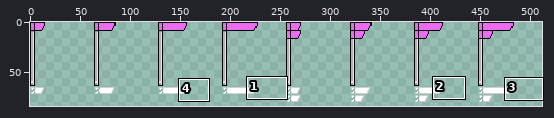
Sprite sheet: dat/tilesets/default/misc/flags.png. The first picture is a wide view before the edit; the outline marks the close-up.
Close-up. As it was:
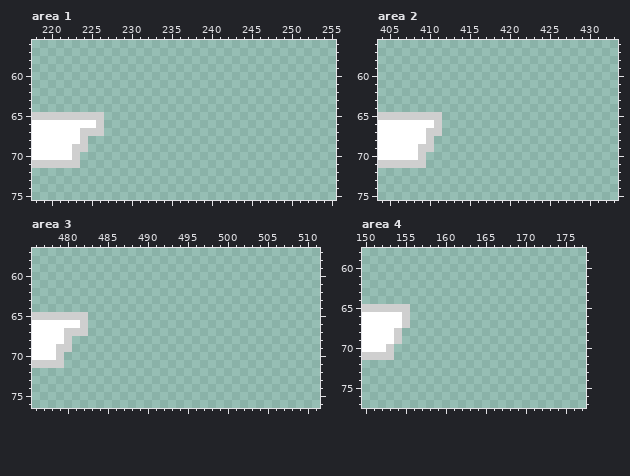
The file is 512x128 pixels. Shown: area 1: x 218..255, y 56..75; area 2: x 404..433, y 56..75; area 3: x 476..511, y 57..76; area 4: x 150..177, y 58..77. The wide view leaves out empty margins. The commit also changed other parts of the picture, which this record leaves out.
After the commit:
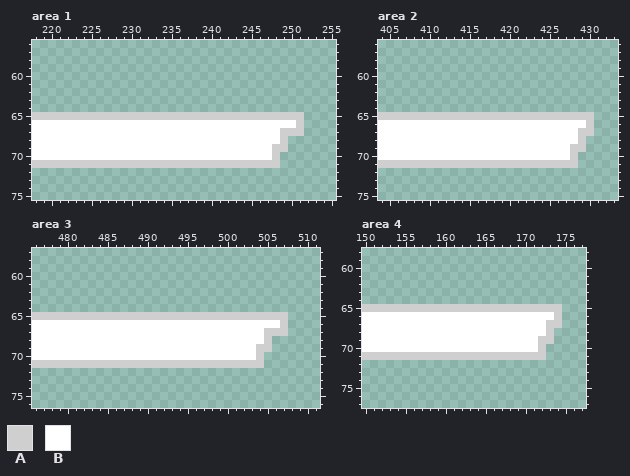
Palette (. is transparent): A #cfcfcf  B #ffffff
Difference:
{"where": "area 1"}
{"y":65,"x":227,"old":".........................","new":"AAAAAAAAAAAAAAAAAAAAAAAAA"}
{"y":66,"x":226,"old":"A.........................","new":"BBBBBBBBBBBBBBBBBBBBBBBBBA"}
{"y":67,"x":224,"old":"AAA.........................","new":"BBBBBBBBBBBBBBBBBBBBBBBBBAAA"}
{"y":68,"x":224,"old":"A.........................","new":"BBBBBBBBBBBBBBBBBBBBBBBBBA"}
{"y":69,"x":223,"old":"AA.........................","new":"BBBBBBBBBBBBBBBBBBBBBBBBBAA"}
{"y":70,"x":223,"old":"A.........................","new":"BBBBBBBBBBBBBBBBBBBBBBBBBA"}
{"y":71,"x":224,"old":".........................","new":"AAAAAAAAAAAAAAAAAAAAAAAAA"}
{"where": "area 2"}
{"y":65,"x":412,"old":"...................","new":"AAAAAAAAAAAAAAAAAAA"}
{"y":66,"x":411,"old":"A...................","new":"BBBBBBBBBBBBBBBBBBBA"}
{"y":67,"x":410,"old":"AA...................","new":"BBBBBBBBBBBBBBBBBBBAA"}
{"y":68,"x":410,"old":"A...................","new":"BBBBBBBBBBBBBBBBBBBA"}
{"y":69,"x":409,"old":"AA...................","new":"BBBBBBBBBBBBBBBBBBBAA"}
{"y":70,"x":409,"old":"A...................","new":"BBBBBBBBBBBBBBBBBBBA"}
{"y":71,"x":410,"old":"...................","new":"AAAAAAAAAAAAAAAAAAA"}
{"where": "area 3"}
{"y":65,"x":483,"old":".........................","new":"AAAAAAAAAAAAAAAAAAAAAAAAA"}
{"y":66,"x":482,"old":"A.........................","new":"BBBBBBBBBBBBBBBBBBBBBBBBBA"}
{"y":67,"x":480,"old":"AAA.........................","new":"BBBBBBBBBBBBBBBBBBBBBBBBBAAA"}
{"y":68,"x":480,"old":"A.........................","new":"BBBBBBBBBBBBBBBBBBBBBBBBBA"}
{"y":69,"x":479,"old":"AA.........................","new":"BBBBBBBBBBBBBBBBBBBBBBBBBAA"}
{"y":70,"x":479,"old":"A.........................","new":"BBBBBBBBBBBBBBBBBBBBBBBBBA"}
{"y":71,"x":480,"old":".........................","new":"AAAAAAAAAAAAAAAAAAAAAAAAA"}
{"where": "area 4"}
{"y":65,"x":156,"old":"...................","new":"AAAAAAAAAAAAAAAAAAA"}
{"y":66,"x":155,"old":"A...................","new":"BBBBBBBBBBBBBBBBBBBA"}
{"y":67,"x":155,"old":"A...................","new":"BBBBBBBBBBBBBBBBBBAA"}
{"y":68,"x":154,"old":"A...................","new":"BBBBBBBBBBBBBBBBBBBA"}
{"y":69,"x":154,"old":"A...................","new":"BBBBBBBBBBBBBBBBBBAA"}
{"y":70,"x":153,"old":"A...................","new":"BBBBBBBBBBBBBBBBBBBA"}
{"y":71,"x":154,"old":"...................","new":"AAAAAAAAAAAAAAAAAAA"}
{"label":"changed","picture_box":[72,112,304,168]}
{"label":"changed","picture_box":[418,112,594,168]}
{"label":"changed","picture_box":[56,312,288,368]}
{"label":"changed","picture_box":[386,304,562,360]}
